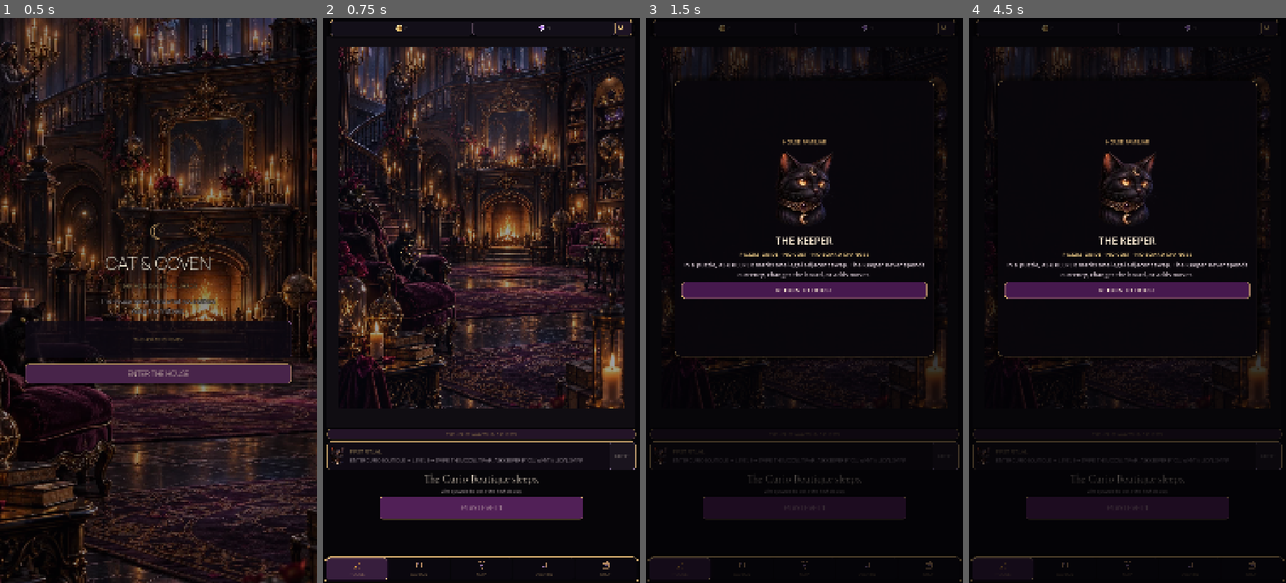
Above: before the commit, frames 1-4 (left to right).
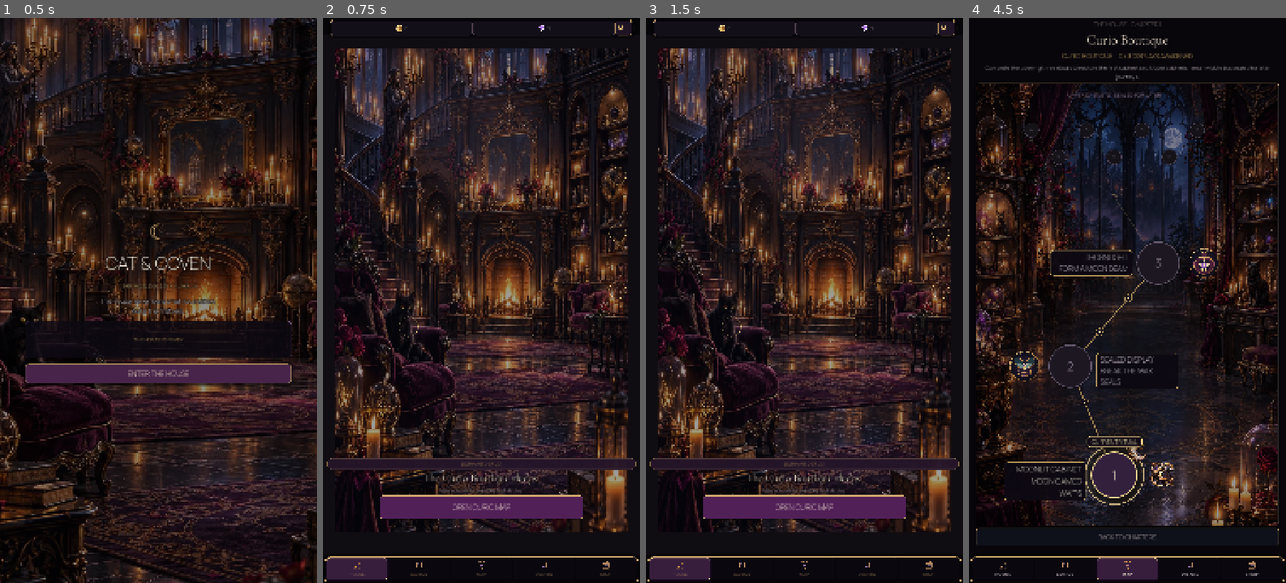
Above: after the commit, the same moments.

Repository: Jay-prodesign/akilta-match3
Game: Godot game, scene res://src/app/app_bootstrap.tscn
The game is run twice, just before and just after one commit, with the same random seed, the same clock (stepped at 60 frames per second) and the same inputs.
Inputs (mouse positions are in pixels of both pictures, inside the frame that each line leads up to; where the layout moved, square brackets give the same spot in the first picture):
- Up to frame 1 (0.5 s): no input
- Up to frame 2 (0.75 s): click "ENTER THE HOUSE" at 0.5 s
- Up to frame 3 (1.5 s): click (731, 328) [734, 255] at 1.25 s
- Up to frame 4 (4.5 s): click (1263, 176) at 2 s, where only the run after the commit has a clickable "·"; click (1263, 232) at 2.75 s, where only the run after the commit has a clickable "·"; click (1263, 289) at 3.5 s, where only the run after the commit has a clickable "·"; click "PLAY LEVEL 1" (after the commit: "OPEN CURIO MAP") at 4.25 s

Frame 1 is identical in both runs. In frame 2, 39% of the frame differs, in the area x 1-99%, y 5-91%; in frame 3, 48%, in the area x 0-100%, y 0-100%; in frame 4, 35%.
Error after the commit: Invalid assignment of property or key 'icon' with value of type 'CompressedTexture2D' on a base object of type 'null instance'. (res://src/ui/home/house_home.g…

Commit message:
Extend House world behind Home controls

Diff:
--- a/src/ui/home/house_home.tscn
+++ b/src/ui/home/house_home.tscn
@@ -146,27 +146,37 @@
 grow_vertical = 2
 color = Color(0.0235, 0.0196, 0.0314, 1)
 
+[node name="RoomView" type="Control" parent="."]
+layout_mode = 1
+anchors_preset = 15
+anchor_right = 1.0
+anchor_bottom = 1.0
+offset_top = 58.0
+offset_bottom = -92.0
+grow_horizontal = 2
+grow_vertical = 2
+clip_contents = true
+script = ExtResource("2_room")
+
 [node name="Layout" type="VBoxContainer" parent="."]
 layout_mode = 1
 anchors_preset = 15
 anchor_right = 1.0
 anchor_bottom = 1.0
 offset_left = 14.0
-offset_top = 62.0
+offset_top = 66.0
 offset_right = -14.0
-offset_bottom = -96.0
+offset_bottom = -98.0
 grow_horizontal = 2
 grow_vertical = 2
 theme_override_constants/separation = 6
 
-[node name="RoomView" type="Control" parent="Layout"]
-custom_minimum_size = Vector2(0, 290)
+[node name="WorldSpacer" type="Control" parent="Layout"]
 layout_mode = 2
 size_flags_vertical = 3
-clip_contents = true
-script = ExtResource("2_room")
-
-[node name="CurioHotspots" type="Control" parent="Layout/RoomView"]
+mouse_filter = 2
+
+[node name="CurioHotspots" type="Control" parent="RoomView"]
 layout_mode = 1
 anchors_preset = 15
 anchor_right = 1.0
@@ -175,7 +185,7 @@
 grow_vertical = 2
 mouse_filter = 2
 
-[node name="MoonHotspot" type="Button" parent="Layout/RoomView/CurioHotspots"]
+[node name="MoonHotspot" type="Button" parent="RoomView/CurioHotspots"]
 custom_minimum_size = Vector2(60, 60)
 layout_mode = 1
 anchor_left = 0.93
@@ -201,7 +211,7 @@
 theme_override_styles/disabled = SubResource("HotspotDisabled")
 text = "·"
 
-[node name="MothHotspot" type="Button" parent="Layout/RoomView/CurioHotspots"]
+[node name="MothHotspot" type="Button" parent="RoomView/CurioHotspots"]
 custom_minimum_size = Vector2(60, 60)
 layout_mode = 1
 anchor_left = 0.93
@@ -224,7 +234,7 @@
 theme_override_styles/disabled = SubResource("HotspotDisabled")
 text = "·"
 
-[node name="ThornHotspot" type="Button" parent="Layout/RoomView/CurioHotspots"]
+[node name="ThornHotspot" type="Button" parent="RoomView/CurioHotspots"]
 custom_minimum_size = Vector2(60, 60)
 layout_mode = 1
 anchor_left = 0.93
@@ -247,7 +257,7 @@
 theme_override_styles/disabled = SubResource("HotspotDisabled")
 text = "·"
 
-[node name="KeeperHotspot" type="Button" parent="Layout/RoomView/CurioHotspots"]
+[node name="KeeperHotspot" type="Button" parent="RoomView/CurioHotspots"]
 custom_minimum_size = Vector2(68, 68)
 layout_mode = 1
 anchor_left = 0.27
@@ -269,7 +279,7 @@
 theme_override_styles/pressed = SubResource("HotspotHover")
 theme_override_styles/focus = SubResource("HotspotHover")
 
-[node name="MoonCameoOverlay" type="Control" parent="Layout/RoomView"]
+[node name="MoonCameoOverlay" type="Control" parent="RoomView"]
 visible = false
 layout_mode = 1
 anchors_preset = -1
